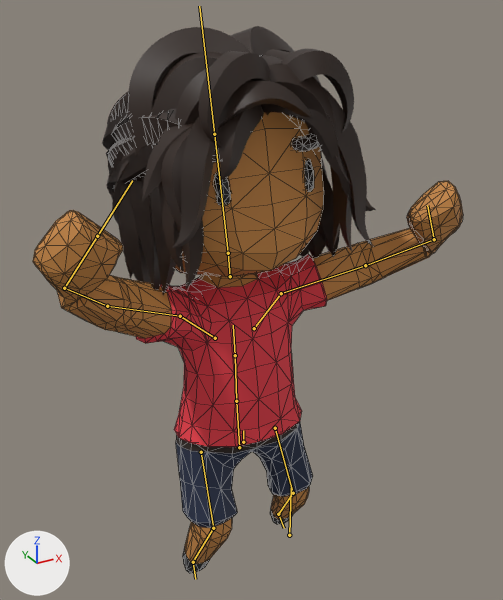
The glTF model models-src/body-a.anim.glb: old version first, new version second.
Rendered twice from a 50 mm lens placed at (-3.2, -6.04, 6.74), pointed at (0.3, 0.31, 3.56). Lighting does not change. The marker at lower left points along +X, +Y and +Z. The older version comes first. Both versions are drawn at frame 28 of the action 'cheer'; the numbers are the values there. The bones that change, and the others that lie on the model, are drawn over the model as lines. Mesh edges are drawn as thin lines on the coarser meshes.

Objects in the first picture: 'body', 'hair_bun', 'hair_buzz', 'hair_curly', 'hair_long'.
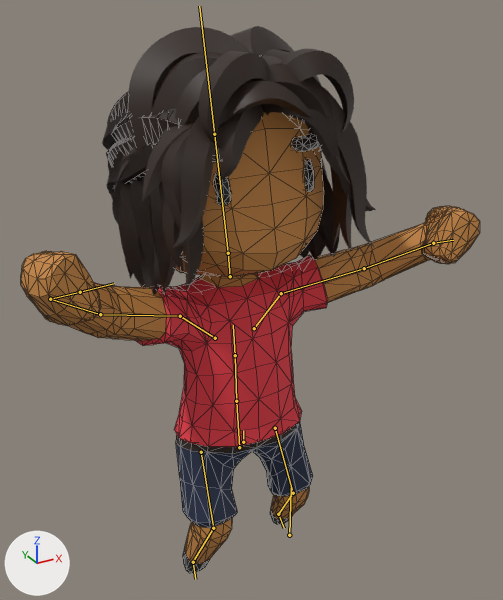
The change in detail:
Bone 'UpperArm_L' (bone_upperarm_l) turns from (11, -21, -27) to (8, -17, -21) degrees about its own x, y and z.
Bone 'LowerArm_L' (bone_lowerarm_l) turns from (1, 1, -27) to (5, -3, -26) degrees about its own x, y and z.
Bone 'Fist_L' (bone_fist_l) turns from (-96, -128, 29) to (-11, -51, -54) degrees about its own x, y and z.
Bone 'UpperArm_R' (bone_upperarm_r) turns from (21, 18, 36) to (16, 15, 28) degrees about its own x, y and z.
Bone 'LowerArm_R' (bone_lowerarm_r) turns from (1, 0, 18) to (6, 3, 20) degrees about its own x, y and z.
Bone 'Fist_R' (bone_fist_r) turns from (-88, 128, -22) to (-14, 55, 45) degrees about its own x, y and z.

Boxes [x1, y1, x2, y2] around the edits, measured in the pictures (503 x 600 px):
'body', posed (7% wider): before [33, 112, 463, 573]; after [21, 112, 480, 573]
bone 'UpperArm_L', root to tip: before (281, 293) to (365, 265); after (281, 293) to (364, 268)
bone 'LowerArm_L', root to tip: before (365, 265) to (434, 239); after (364, 268) to (433, 243)
bone 'Fist_L', root to tip: before (434, 239) to (427, 205); after (433, 243) to (453, 240)
bone 'UpperArm_R', root to tip: before (180, 316) to (107, 306); after (180, 316) to (100, 314)
bone 'LowerArm_R', root to tip: before (107, 306) to (64, 288); after (100, 314) to (50, 299)
bone 'Fist_R', root to tip: before (64, 288) to (97, 236); after (50, 299) to (80, 292)
